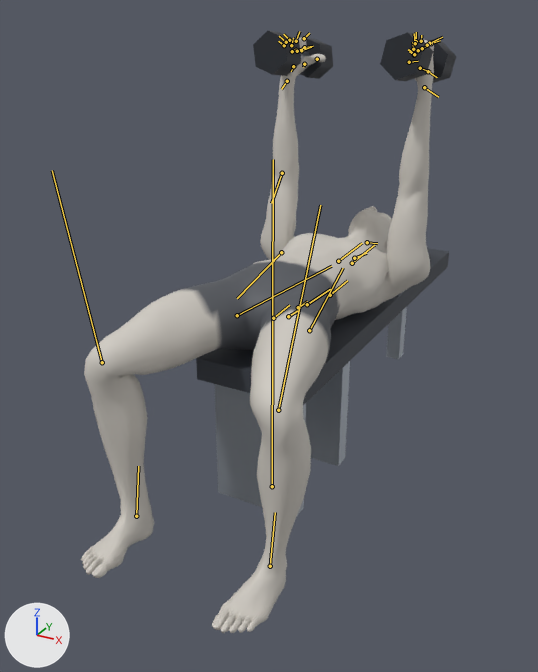
Two versions of the glTF model exports/dumbbell-skull-crusher.glb, one commit apart.
One viewpoint serves both versions: a 50 mm lens placed at (0.9, -1.65, 1.32), pointed at (-0.08, 0.13, 0.43). The lights are fixed; the arrows at lower left show +X, +Y and +Z. The older version comes first. Both versions are drawn at frame 0 of the action 'dumbbell-skull-crusher'; the numbers are the values there. The bones that change, and the others that lie on the model, are drawn over the model as lines.
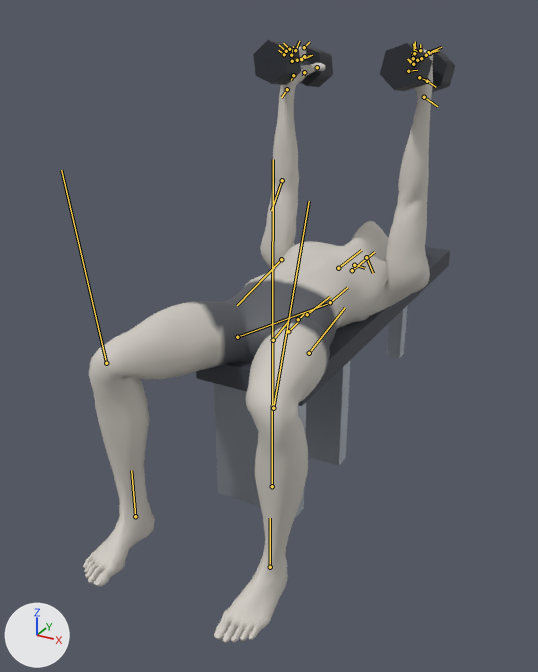
ob_dbl_right is not drawn itself; it is the parent of ob_mesh_1, ob_mesh_2, ob_mesh_3.
ob_dbr_right is not drawn itself; it is the parent of ob_mesh_4, ob_mesh_5, ob_mesh_6.
ob_props is not drawn itself; it is the parent of ob_bench.

Edits to the scene script, one JSON object a line:
```json
{"block": "bone_pelvis", "where": "bone_pelvis = bpy.data.objects['Body'].pose.bones['pelvis']  # child of 'Root'"}
{"op": "set", "path": "bone_pelvis.location", "old": "(-0.009, -0.43, 0.0)", "new": "(-0.007, -0.495, 0.0)"}
{"op": "set", "path": "bone_pelvis.rotation_quaternion", "old": "(0.73, 0.0, 0.0, 0.684)", "new": "(0.794, 0.0, 0.0, 0.608)", "note": "degrees (0, 0, 86) -> degrees (0, 0, 75)"}
{"block": "bone_spine_01", "where": "bone_spine_01 = bpy.data.objects['Body'].pose.bones['spine_01']  # child of 'pelvis'"}
{"op": "set", "path": "bone_spine_01.rotation_quaternion", "old": "(0.999, 0.0, 0.0, 0.048)", "new": "(0.998, 0.0, 0.0, 0.071)", "note": "degrees (0, 0, 6) -> degrees (0, 0, 8)"}
{"block": "bone_spine_02", "where": "bone_spine_02 = bpy.data.objects['Body'].pose.bones['spine_02']  # child of 'spine_01'"}
{"op": "set", "path": "bone_spine_02.rotation_quaternion", "old": "(1.0, 0.0, 0.0, -0.001)", "new": "(1.0, 0.0, 0.0, 0.028)", "note": "degrees (0, 0, 0) -> degrees (0, 0, 3)"}
{"block": "bone_spine_03", "where": "bone_spine_03 = bpy.data.objects['Body'].pose.bones['spine_03']  # child of 'spine_02'"}
{"op": "set", "path": "bone_spine_03.rotation_quaternion", "old": "(1.0, 0.0, 0.0, -0.001)", "new": "(1.0, 0.0, 0.0, 0.028)", "note": "degrees (0, 0, 0) -> degrees (0, 0, 3)"}
{"block": "bone_spine_04", "where": "bone_spine_04 = bpy.data.objects['Body'].pose.bones['spine_04']  # child of 'spine_03'"}
{"op": "set", "path": "bone_spine_04.rotation_quaternion", "old": "(0.999, 0.0, 0.0, -0.033)", "new": "(1.0, 0.0, 0.0, -0.019)", "note": "degrees (0, 0, -4) -> degrees (0, 0, -2)"}
{"block": "bone_neck_01", "where": "bone_neck_01 = bpy.data.objects['Body'].pose.bones['neck_01']  # child of 'spine_04'"}
{"op": "set", "path": "bone_neck_01.rotation_quaternion", "old": "(0.997, 0.0, 0.0, 0.081)", "new": "(0.976, 0.0, 0.0, 0.216)", "note": "degrees (0, 0, 9) -> degrees (0, 0, 25)"}
{"block": "bone_head", "where": "bone_head = bpy.data.objects['Body'].pose.bones['head']  # child of 'neck_01'"}
{"op": "set", "path": "bone_head.rotation_quaternion", "old": "(0.997, 0.0, 0.0, 0.081)", "new": "(0.976, 0.0, 0.0, 0.216)", "note": "degrees (0, 0, 9) -> degrees (0, 0, 25)"}
{"block": "bone_thigh_l", "where": "bone_thigh_l = bpy.data.objects['Body'].pose.bones['thigh_l']  # child of 'pelvis'"}
{"op": "set", "path": "bone_thigh_l.rotation_quaternion", "old": "(0.994, 0.106, 0.017, -0.007)", "new": "(0.981, 0.09, 0.021, 0.168)", "note": "degrees (12, 2, -1) -> degrees (11, 1, 20)"}
{"block": "bone_calf_l", "where": "bone_calf_l = bpy.data.objects['Body'].pose.bones['calf_l']  # child of 'thigh_l'"}
{"op": "set", "path": "bone_calf_l.rotation_quaternion", "old": "(0.712, -0.029, 0.089, -0.696)", "new": "(0.664, -0.012, 0.078, -0.744)", "note": "degrees (-9, 5, -89) -> degrees (-8, 5, -97)"}
{"block": "bone_foot_l", "where": "bone_foot_l = bpy.data.objects['Body'].pose.bones['foot_l']  # child of 'calf_l'"}
{"op": "set", "path": "bone_foot_l.rotation_quaternion", "old": "(0.976, 0.082, -0.175, 0.098)", "new": "(0.985, 0.08, -0.151, 0.011)", "note": "degrees (8, -21, 10) -> degrees (9, -17, 0)"}
{"block": "bone_thigh_r", "where": "bone_thigh_r = bpy.data.objects['Body'].pose.bones['thigh_r']  # child of 'pelvis'"}
{"op": "set", "path": "bone_thigh_r.rotation_quaternion", "old": "(0.994, -0.106, -0.017, -0.007)", "new": "(0.981, -0.09, -0.021, 0.168)", "note": "degrees (-12, -2, -1) -> degrees (-11, -1, 20)"}
{"block": "bone_calf_r", "where": "bone_calf_r = bpy.data.objects['Body'].pose.bones['calf_r']  # child of 'thigh_r'"}
{"op": "set", "path": "bone_calf_r.rotation_quaternion", "old": "(0.712, 0.029, -0.089, -0.696)", "new": "(0.664, 0.012, -0.078, -0.744)", "note": "degrees (9, -5, -89) -> degrees (8, -5, -97)"}
{"block": "bone_foot_r", "where": "bone_foot_r = bpy.data.objects['Body'].pose.bones['foot_r']  # child of 'calf_r'"}
{"op": "set", "path": "bone_foot_r.rotation_quaternion", "old": "(0.976, -0.082, 0.175, 0.098)", "new": "(0.985, -0.08, 0.151, 0.011)", "note": "degrees (-8, 21, 10) -> degrees (-9, 17, 0)"}
```

Where the change shows, as pixel boxes [x1, y1, x2, y2] in the pictures (538 x 672 px):
```json
{"object": "Mesh_0", "change": "posed", "before": [81, 37, 434, 633], "after": [83, 46, 433, 643]}
{"object": "Mesh_7", "change": "posed", "before": [196, 320, 366, 405], "after": [196, 323, 367, 406]}
{"object": "Mesh_3", "change": "posed", "before": [380, 33, 433, 81], "after": [380, 43, 433, 91]}
{"object": "Mesh_10", "change": "posed", "before": [337, 248, 449, 346], "after": [353, 247, 450, 345]}
{"object": "Mesh_6", "change": "posed", "before": [253, 31, 301, 76], "after": [253, 40, 301, 85]}
{"object": "Mesh_5", "change": "posed", "before": [300, 37, 333, 79], "after": [299, 46, 333, 87]}
{"object": "Mesh_2", "change": "posed", "before": [430, 40, 456, 83], "after": [429, 49, 455, 92]}
{"object": "Mesh_11", "change": "posed", "before": [386, 307, 407, 359], "after": [387, 305, 408, 359]}
{"bone": "pelvis", "before": "(273, 318) to (289, 305)", "after": "(273, 340) to (288, 321)"}
{"bone": "spine_01", "before": "(288, 316) to (298, 310)", "after": "(288, 331) to (298, 322)"}
{"bone": "spine_02", "before": "(298, 307) to (307, 301)", "after": "(298, 319) to (307, 311)"}
{"bone": "spine_03", "before": "(307, 304) to (330, 289)", "after": "(307, 314) to (330, 296)"}
{"bone": "spine_04", "before": "(330, 295) to (347, 280)", "after": "(330, 302) to (347, 287)"}
{"bone": "neck_01", "before": "(354, 258) to (366, 253)", "after": "(354, 265) to (365, 268)"}
{"bone": "head", "before": "(367, 242) to (377, 243)", "after": "(366, 257) to (373, 273)"}
{"bone": "thigh_l", "before": "(309, 330) to (343, 268)", "after": "(309, 353) to (345, 307)"}
{"bone": "calf_l", "before": "(278, 410) to (320, 205)", "after": "(273, 408) to (309, 201)"}
{"bone": "foot_l", "before": "(270, 566) to (275, 512)", "after": "(270, 567) to (270, 518)"}
{"bone": "thigh_r", "before": "(237, 315) to (331, 266)", "after": "(237, 337) to (327, 304)"}
{"bone": "calf_r", "before": "(102, 362) to (52, 170)", "after": "(106, 363) to (61, 170)"}
{"bone": "foot_r", "before": "(136, 516) to (138, 466)", "after": "(135, 516) to (131, 470)"}
```
